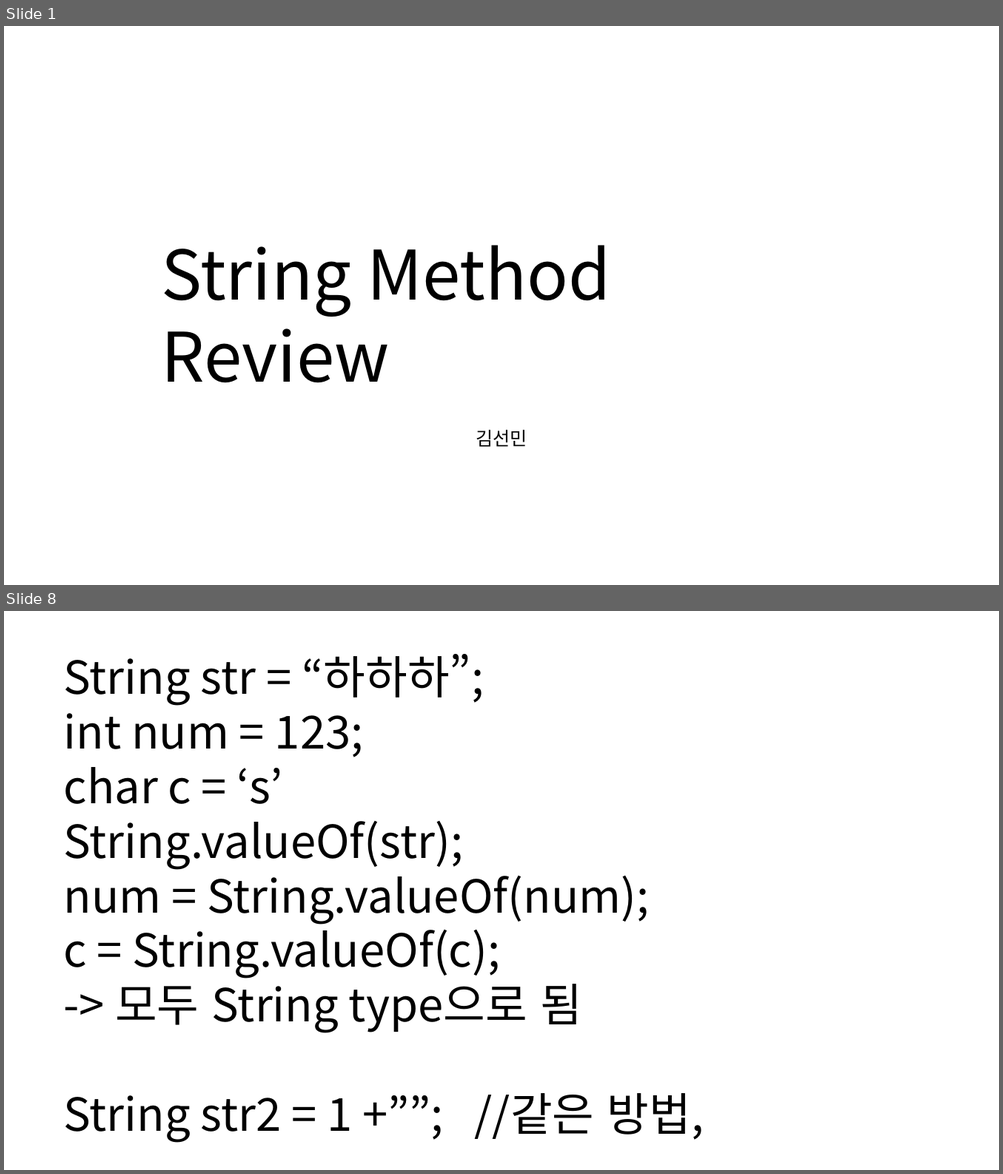
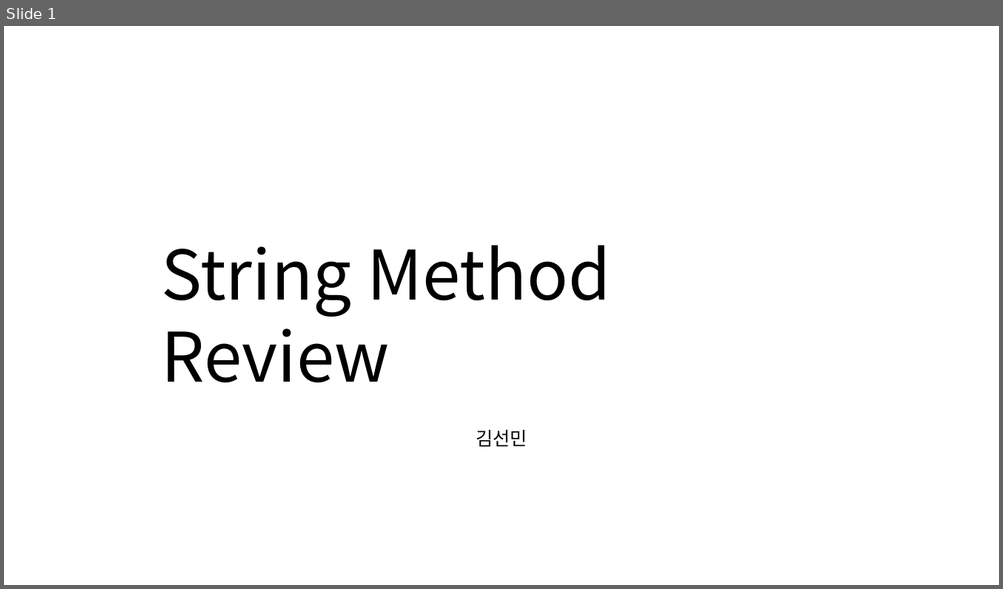
Before and after one commit to appleater7/osf-studygroup, a slide deck: src/study/String_Method_review.pptx. Shown one above the other, each under a label of ours: slides 1 and 8 before the commit, slide 1 after it; the slides between them are not shown. The pictures are 1003x1174 and 1003x589 pixels, drawn with LibreOffice and Linux fonts; fonts in the diff are those of the drawing. Boxes give left, top, right and bottom in pixels: in the first picture for what was removed or moved away, otherwise in the second. Text is boxed around its words. In the diff, an @@ line names an element or a change of style, - is before the commit and + after.

```diff
--- a/src/study/String_Method_review.pptx
+++ b/src/study/String_Method_review.pptx
@@ slide 8 removed at (4, 611, 999, 1170), background #FFFFFF @@
@@ text removed at (64, 654, 704, 1143) @@
-String str = “하하하”;
-int num = 123;
-char c = ‘s’
-String.valueOf(str);
-num = String.valueOf(num);
-c = String.valueOf(c);
--> 모두 String type으로 됨
-String str2 = 1 +””; //같은 방법,
```
Also in this commit, not shown: 3 slides added, 6 other slides removed.
